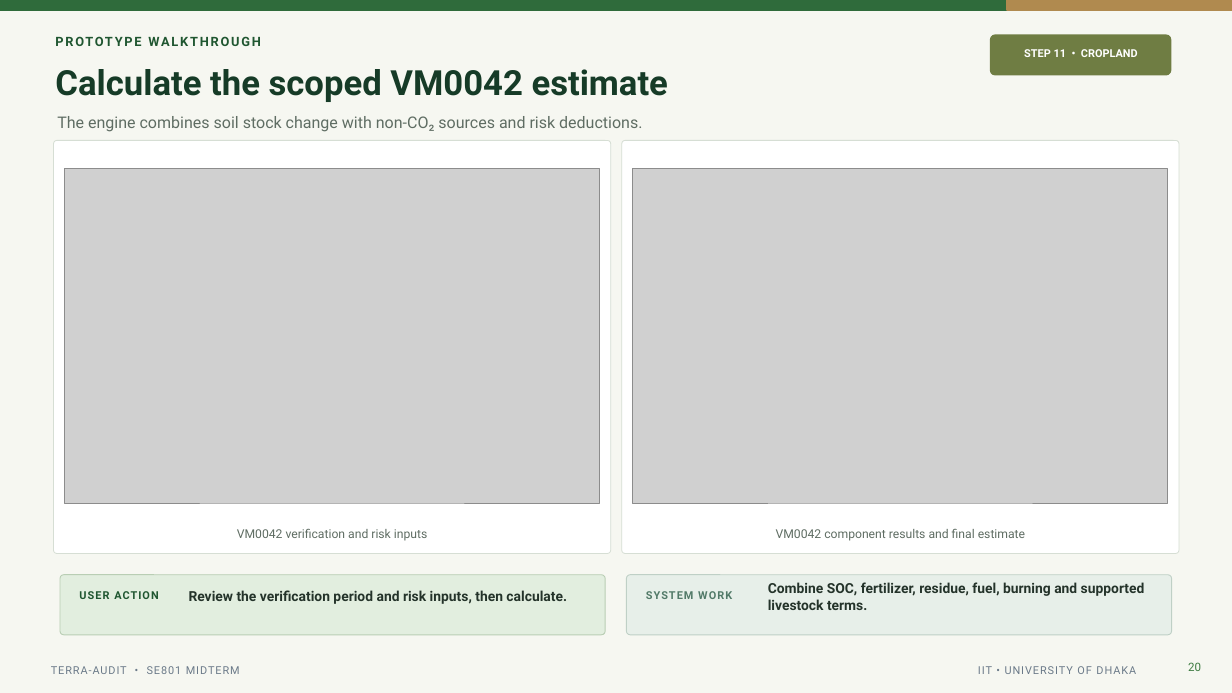
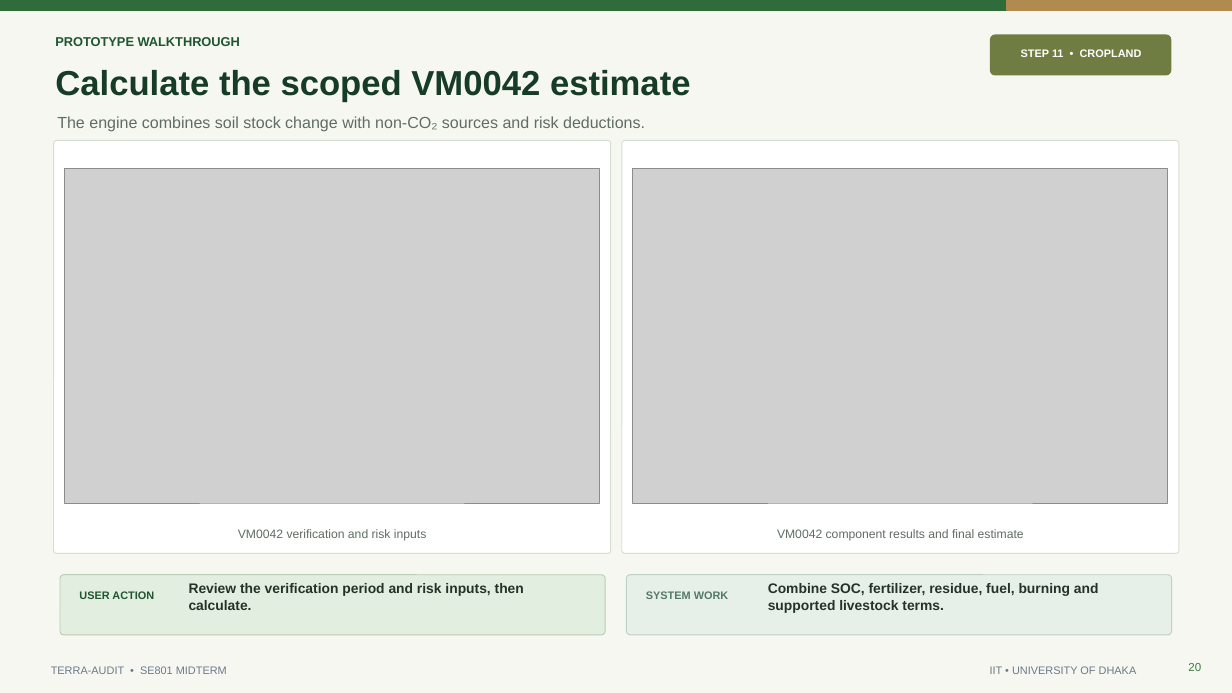
Before and after one commit to knah1d/terra-audit, a slide deck: slide 20 of docs/Terra-Audit_SE801_Midterm_Presentation.pptx. Drawn at 1232x693 pixels with LibreOffice and Linux fonts; fonts in the diff are those of the drawing; grey boxes stand for pictures. Boxes give left, top, right and bottom in pixels: in the first picture for what was removed or moved away, otherwise in the second. Text is boxed around its words. In the diff, an @@ line names an element or a change of style, - is before the commit and + after.

```diff
--- a/docs/Terra-Audit_SE801_Midterm_Presentation.pptx
+++ b/docs/Terra-Audit_SE801_Midterm_Presentation.pptx
@@ text "PROTOTYPE WALKTHROUGH" at (55, 37, 240, 46): font Roboto to Arial, letter spacing 1.4 to 0 pt @@
@@ rounded rectangle at (54, 140, 611, 554): outline #D6DED4 0.65 pt to #D6DED4 0.75 pt @@
@@ rounded rectangle at (622, 140, 1179, 554): outline #D6DED4 0.65 pt to #D6DED4 0.75 pt @@
@@ rounded rectangle at (60, 575, 605, 635): outline #B9CEB4 0.7 pt to #B9CEB4 0.75 pt @@
@@ text "USER ACTION" at (79, 591, 154, 599): font Roboto to Arial, letter spacing 0.8 to 0 pt @@
@@ rounded rectangle at (627, 575, 1172, 635): outline #BFD0C6 0.7 pt to #BFD0C6 0.75 pt @@
@@ text "SYSTEM WORK" at (646, 591, 729, 599): font Roboto to Arial, letter spacing 0.8 to 0 pt @@
@@ text "TERRA-AUDIT • SE801 MIDTERM" at (51, 666, 227, 674): font Roboto to Arial, letter spacing 0.7 to 0 pt @@
@@ text "IIT • UNIVERSITY OF DHAKA" at (990, 666, 1137, 674): font Roboto to Arial, letter spacing 0.7 to 0 pt @@
@@ font Roboto to Arial in 8 elements at (55, 70, 691, 102), (57, 116, 645, 132), (1021, 49, 1142, 57), (238, 529, 426, 541), (777, 529, 1024, 541), (189, 583, 524, 610), (768, 583, 1099, 613), (1188, 663, 1201, 671) @@
```
Also in this commit, not shown: 33 other slides changed.
